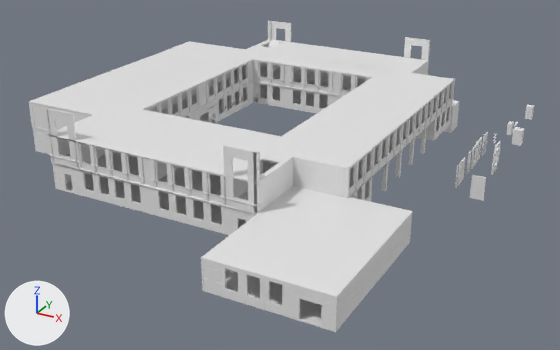
The FBX model School.fbx: old version first, new version second.
The view is the same before and after, from a 50 mm camera at (72.0, -95.8, 42.7) aimed at (19.6, -0.6, -4.9). The lights are fixed; the arrows at lower left show +X, +Y and +Z. Vertices at the same position are counted once.

Script lines for the objects in view, before the commit:
```python
me_cube_232 = bpy.data.meshes.new('Cube.232')
me_cube_232.from_pydata(...)  # 10564 vertices, 7018 faces; spans x -27.6..32.1, y -18.2..67.1, z -14.0..3.6
ob_cube_087 = bpy.data.objects.new('Cube.087', me_cube_232)
ob_cube_087.location = (16.8, -21.8, 7.5)
```
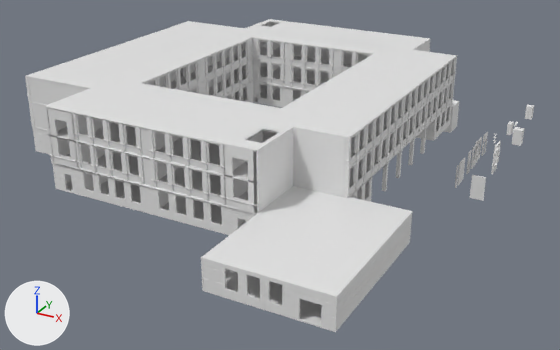
Where the newer file only moved an object's origin or applied its transform, the numbers keep the older frame.

Boxes (x1, y1, x2, y2) around the edits, measured in the pictures (560 x 350 px):
'Cube.087', reshaped
    before: (29, 21, 534, 332)
    after: (25, 19, 534, 332)
part 1 of me_cube_232, added
    after: (25, 19, 457, 152)
part 2 of me_cube_232, added
    after: (191, 72, 231, 99)
part 3 of me_cube_232, added
    after: (350, 134, 357, 165)
part 4 of me_cube_232, added
    after: (345, 138, 351, 168)
part 5 of me_cube_232, added
    after: (359, 127, 366, 158)
part 6 of me_cube_232, added
    after: (354, 132, 360, 161)
part 7 of me_cube_232, added
    after: (367, 121, 374, 151)
part 8 of me_cube_232, added
    after: (362, 124, 369, 154)
part 9 of me_cube_232, added
    after: (375, 115, 382, 144)
part 10 of me_cube_232, added
    after: (370, 119, 377, 147)
part 11 of me_cube_232, added
    after: (383, 109, 389, 138)
part 12 of me_cube_232, added
    after: (378, 113, 384, 141)
part 13 of me_cube_232, added
    after: (390, 104, 396, 132)
part 14 of me_cube_232, added
    after: (386, 107, 392, 134)
part 15 of me_cube_232, added
    after: (397, 99, 403, 126)
part 16 of me_cube_232, added
    after: (393, 101, 399, 128)
part 17 of me_cube_232, built on
    before: (33, 61, 428, 331)
    after: (25, 23, 457, 226)

Diff of the bpy script that builds the scene:
```diff
--- a/School.fbx.py
+++ b/School.fbx.py
@@ me_cube_232 @@
 # used by ob_cube_087; location = (16.8, -21.8, 7.5)
-me_cube_232.from_pydata(...)  # 10564 vertices, 7018 faces; spans x -27.6..32.1, y -18.2..67.1, z -14.0..3.6
+me_cube_232.from_pydata(...)  # 14835 vertices, 10262 faces; spans x -27.6..32.1, y -18.2..67.1, z -14.0..3.9
+# me_cube_232 part 1: the loose piece of 121 vertices spanning x -27.6..22.7, y -6.9..50.4, z -0.1..0.1 is copied, and the copy is moved by (0.0, 0.0, 3.8); it spans x -27.6..22.7, y -6.9..50.4, z 3.7..3.9
+# me_cube_232 part 2: a new loose piece, a box spanning x -15.5..-15.4, y 6.85..36.65, z -7.5..-0.34
+# me_cube_232 part 3: the loose piece of 16 vertices spanning x 22.3..22.5, y 2.0..4.0, z -3.7..-0.1 is copied, and the copy is moved by (0.0, 0.0, 3.8); it spans x 22.3..22.5, y 2.0..4.0, z 0.1..3.7
+# me_cube_232 part 4: a new loose piece, a box spanning x 22.15..22.65, y 1.45..1.95, z 0.1..3.7
+# me_cube_232 part 5: the loose piece of 16 vertices spanning x 22.3..22.5, y 4.5..6.5, z -3.7..-0.1 is copied, and the copy is moved by (0.0, 0.0, 3.8); it spans x 22.3..22.5, y 4.5..6.5, z 0.1..3.7
+# me_cube_232 part 6: a new loose piece, a box spanning x 22.15..22.65, y 3.95..4.45, z 0.1..3.7
+# me_cube_232 part 7: the loose piece of 16 vertices spanning x 22.3..22.5, y 7.0..9.0, z -3.7..-0.1 is copied, and the copy is moved by (0.0, 0.0, 3.8); it spans x 22.3..22.5, y 7.0..9.0, z 0.1..3.7
+# me_cube_232 part 8: a new loose piece, a box spanning x 22.15..22.65, y 6.45..6.95, z 0.1..3.7
+# me_cube_232 part 9: the loose piece of 16 vertices spanning x 22.3..22.5, y 9.5..11.5, z -3.7..-0.1 is copied, and the copy is moved by (0.0, 0.0, 3.8); it spans x 22.3..22.5, y 9.5..11.5, z 0.1..3.7
+# me_cube_232 part 10: a new loose piece, a box spanning x 22.15..22.65, y 8.95..9.45, z 0.1..3.7
+# me_cube_232 part 11: the loose piece of 16 vertices spanning x 22.3..22.5, y 12.0..14.0, z -3.7..-0.1 is copied, and the copy is moved by (0.0, 0.0, 3.8); it spans x 22.3..22.5, y 12.0..14.0, z 0.1..3.7
+# me_cube_232 part 12: a new loose piece, a box spanning x 22.15..22.65, y 11.45..11.95, z 0.1..3.7
+# me_cube_232 part 13: the loose piece of 16 vertices spanning x 22.3..22.5, y 14.5..16.5, z -3.7..-0.1 is copied, and the copy is moved by (0.0, 0.0, 3.8); it spans x 22.3..22.5, y 14.5..16.5, z 0.1..3.7
+# me_cube_232 part 14: a new loose piece, a box spanning x 22.15..22.65, y 13.95..14.45, z 0.1..3.7
+# me_cube_232 part 15: the loose piece of 16 vertices spanning x 22.3..22.5, y 17.0..19.0, z -3.7..-0.1 is copied, and the copy is moved by (0.0, 0.0, 3.8); it spans x 22.3..22.5, y 17.0..19.0, z 0.1..3.7
+# me_cube_232 part 16: a new loose piece, a box spanning x 22.15..22.65, y 16.45..16.95, z 0.1..3.7
+# me_cube_232 part 17: 5 vertices moved within x -27.5..15.5, y 6.8..50.2, z -7.5..-0.1; 80 vertices removed from x -27.5..25.3, y -18.2..36.8, z -7.5..-0.1; 3942 vertices added at x -27.6..22.8, y -7.0..50.5, z -7.5..3.7
```
